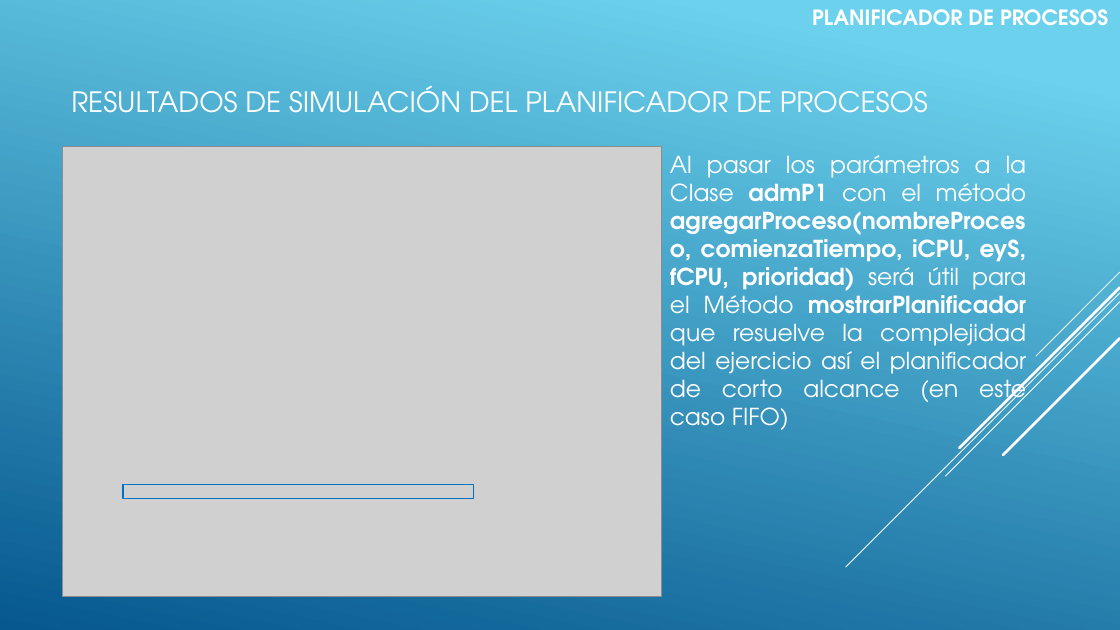
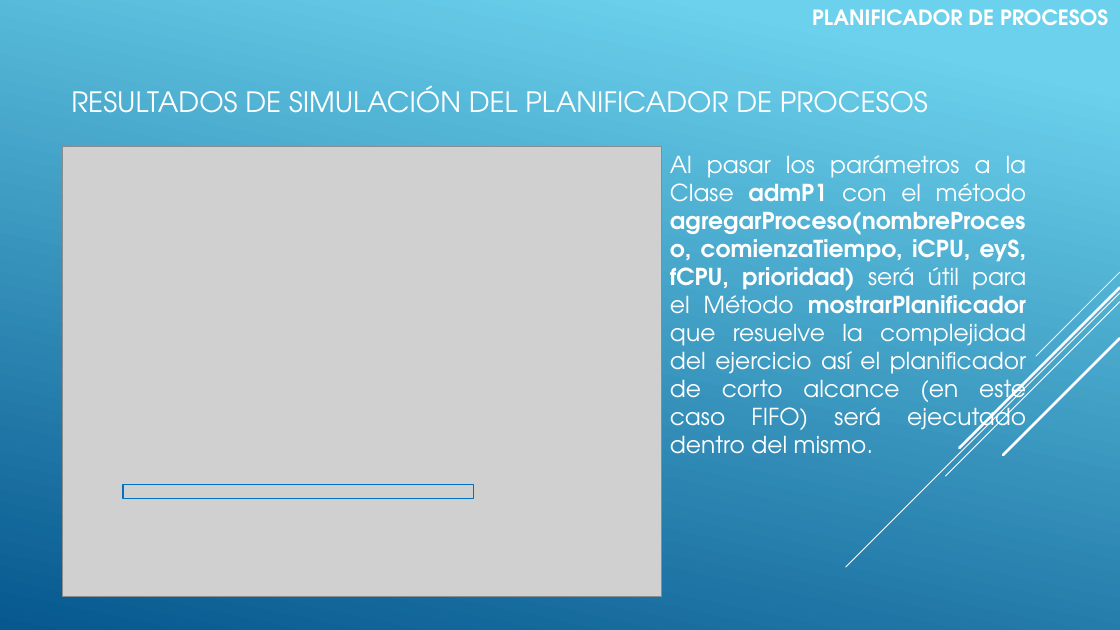
Before and after one commit to Victor-UNLa/SO.01.PlanificadorCortoAlcance, a slide deck: slide 6 of Documento/SO.01.PlanificadorCortoAlcance.pptx. Drawn at 1120x630 pixels with LibreOffice and Linux fonts; fonts in the diff are those of the drawing; grey boxes stand for pictures. Boxes give left, top, right and bottom in pixels: in the first picture for what was removed or moved away, otherwise in the second. Text is boxed around its words. In the diff, an @@ line names an element or a change of style, - is before the commit and + after.

Commit message:
pptx v1.2
se agrega explicación de los metodos que se puede usar en el método mostrar

```diff
--- a/Documento/SO.01.PlanificadorCortoAlcance.pptx
+++ b/Documento/SO.01.PlanificadorCortoAlcance.pptx
@@ text at (670, 155, 1027, 454): text changed @@
-Al pasar los parámetros a la Clase admP1 con el método agregarProceso(nombreProceso, comienzaTiempo, iCPU, eyS, fCPU, prioridad) será útil para el Método mostrarPlanificador que resuelve la complejidad del ejercicio así el planificador de corto alcance (en este caso FIFO)
+Al pasar los parámetros a la Clase admP1 con el método agregarProceso(nombreProceso, comienzaTiempo, iCPU, eyS, fCPU, prioridad) será útil para el Método mostrarPlanificador que resuelve la complejidad del ejercicio así el planificador de corto alcance (en este caso FIFO) será ejecutado dentro del mismo.
```
Also in this commit, not shown: 1 slide added.
